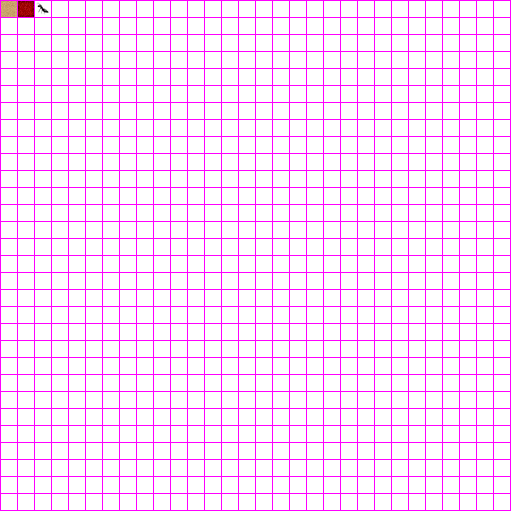
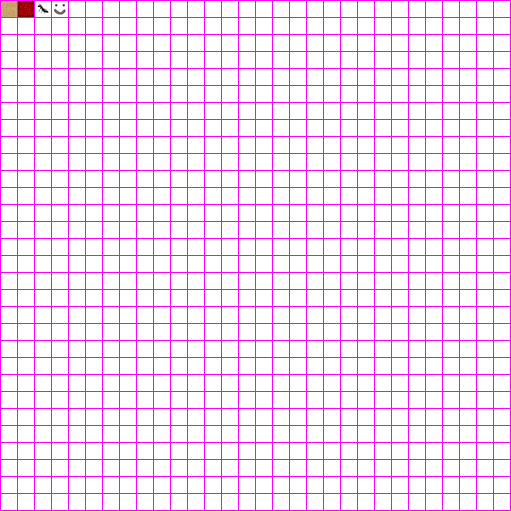
Two versions of the same layered image (511 × 511). Layer-by-layer changes:
added layer "NPC" in group "Objects" over <box>53,3,66,15</box>
